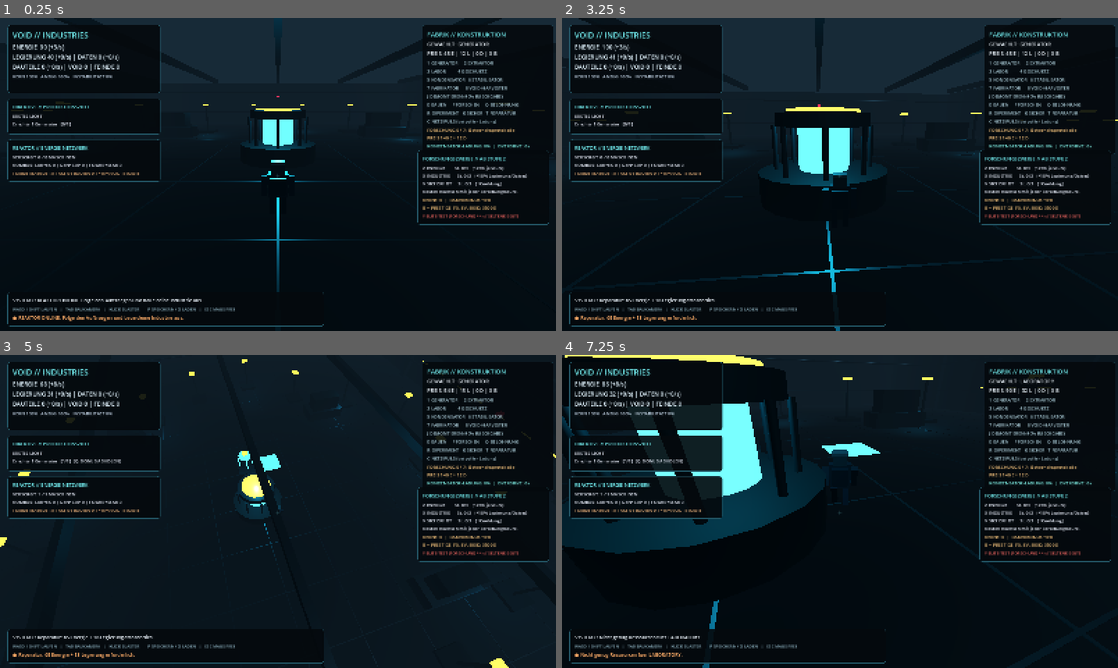
Above: before the commit, frames 1-4 (two rows, left to right).
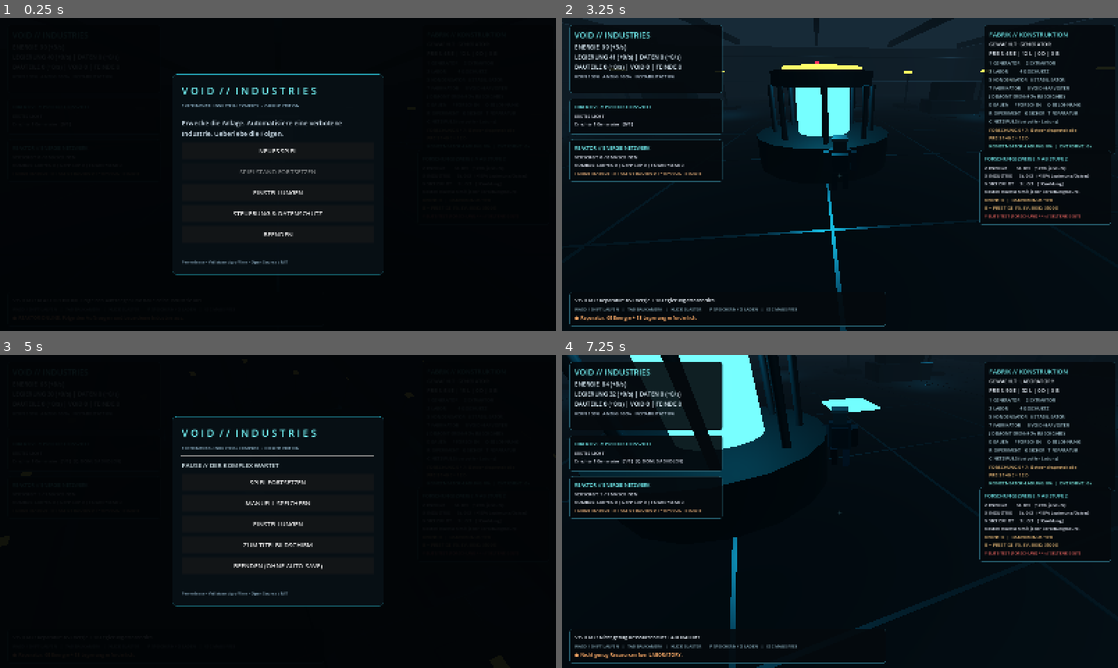
Above: after the commit, the same moments.

Repository: Lizziies/Chatgpt-in-chat-GPT-6-Hoch-Game
Game: Godot game, scene res://scenes/main.tscn
The game is run twice, just before and just after one commit, with the same random seed, the same clock (stepped at 60 frames per second) and the same inputs.
Inputs (mouse positions are in pixels of both pictures, inside the frame that each line leads up to):
- Up to frame 1 (0.25 s): no input
- Up to frame 2 (3.25 s): click (840, 149) at 0.5 s, where only the run after the commit has a clickable "NEUES SPIEL"; tap Enter at 1.25 s; move the mouse to (867, 174) at 1.27 s; hold W from 1.28 s (still down); tap Tab at 1.35, 3.05 s; click (867, 174) at 1.42 s; tap Space at 1.52, 2.27 s; tap E at 1.55, 2.1 s; move the mouse to (812, 174) at 2.02 s; click (812, 174) at 2.17 s; tap T at 2.3, 2.85 s; move the mouse to (851, 168) at 2.77 s; click (851, 168) at 2.92 s
- Up to frame 3 (5 s): keep holding W; move the mouse to (272, 517) at 3.52 s; tap Tab at 3.6 s; click (272, 517) at 3.67 s; tap Space at 3.77, 4.52 s; tap E at 3.8 s; move the mouse to (316, 514) at 4.27 s; tap 1 at 4.35 s; click (316, 514) at 4.42 s; tap T at 4.55 s; tap Escape at 4.9 s
- Up to frame 4 (7.25 s): release W at 5 s; click (840, 483) at 5 s, where only the run after the commit has a clickable "SPIEL FORTSETZEN"; move the mouse to (795, 508) at 5.77 s; hold W from 5.78 s (still down); tap 2 at 5.85 s; click (795, 508) at 5.92 s; tap Space at 6.02 s; tap Tab at 6.05 s; move the mouse to (845, 511) at 6.52 s; tap 3 at 6.6 s; click (845, 511) at 6.67 s; tap E at 6.8 s

The runs differ from the first frame. In frame 1, 23% of the frame differs, in the area x 0-100%, y 0-100%; in frame 2, 6.8%; in frame 3, 35%; in frame 4, 11%.

Commit message:
feat: integrate start menu, pause/resume, options and explicit continue/new game

Diff:
--- a/scripts/main.gd
+++ b/scripts/main.gd
@@ -10,6 +10,7 @@
 const PlacementScript = preload("res://scripts/placement_rules.gd")
 const ConveyorScript = preload("res://scripts/conveyor_network.gd")
 const AudioScript = preload("res://scripts/procedural_audio.gd")
+const MenuScript = preload("res://scripts/main_menu.gd")
 const SAVE_PATH := "user://void_save.json"
 const SAVE_TEMP_PATH := "user://void_save.pending"
 const SAVE_LIMIT := 32768
@@ -23,6 +24,9 @@
 var cargo_visuals: Array[Node3D] = []
 var belt_paths: Array = []
 var audio: VoidAudio
+var menu: VoidMainMenu
+var game_started: bool = false
+var last_load_ok: bool = false
 var build_ghost: MeshInstance3D
 var conveyor_routes: int = 0
 var build_distance: float = 9.0
@@ -64,8 +68,77 @@
 	audio = AudioScript.new()
 	add_child(audio)
 	_create_build_preview()
+	menu = MenuScript.new()
+	add_child(menu)
+	menu.new_game_requested.connect(_start_new_game)
+	menu.continue_requested.connect(_continue_game)
+	menu.resume_requested.connect(_resume_game)
+	menu.save_requested.connect(_menu_save)
+	menu.title_requested.connect(_return_to_title)
+	menu.mouse_speed_changed.connect(func(value: float) -> void: player.mouse_sensitivity = value)
+	menu.audio_volume_changed.connect(func(value: float) -> void: audio.set_volume(value))
+	menu.show_title(FileAccess.file_exists(SAVE_PATH))
+	get_tree().paused = true
 	hud.announce("REAKTOR ONLINE. Folge den Auftraegen und baue deine Industrie aus.")
 	_refresh_hud()
+
+func _start_new_game() -> void:
+	if game_started:
+		# A new game discards only in-memory progress. Existing manual saves are untouched.
+		var fresh: IndustryState = StateScript.new()
+		state.energy = fresh.energy
+		state.alloy = fresh.alloy
+		state.data = fresh.data
+		state.void_matter = fresh.void_matter
+		state.components = 0.0
+		state.components_produced = 0.0
+		state.tech_level = 0
+		state.prestige_cores = 0
+		state.waves_survived = 0
+		state.directive_index = 0
+		state.charge = 0.0
+		state.core_health = 100.0
+		state.instability = 0.0
+		state.overdrive_seconds = 0.0
+		for kind in IndustryState.BRANCHES:
+			state.branches[kind] = 0
+		for kind in IndustryState.MACHINES:
+			state.machines[kind] = 0
+		_clear_factory()
+		belt_cells.clear()
+		_refresh_conveyors()
+		_recalculate_power_grid()
+		player.global_position = Vector3(0, 1, 11)
+		player.health = 100.0
+		for enemy in enemies:
+			if is_instance_valid(enemy):
+				enemy.queue_free()
+		enemies.clear()
+	game_started = true
+	_resume_game()
+	hud.announce("Neuer Industriekomplex initialisiert.")
+
+func _continue_game() -> void:
+	_load_game()
+	if not last_load_ok:
+		menu.show_notice("Spielstand konnte nicht geladen werden.")
+		return
+	game_started = true
+	_resume_game()
+
+func _resume_game() -> void:
+	if game_started:
+		menu.resume()
+
+func _menu_save() -> void:
+	_save_game()
+	menu.show_notice("Speicherbefehl ausgefuehrt. Siehe HUD fuer Ergebnis.")
+
+func _return_to_title() -> void:
+	get_tree().paused = true
+	menu.show_title(FileAccess.file_exists(SAVE_PATH))
+	menu.can_continue = FileAccess.file_exists(SAVE_PATH)
+	game_started = true
 
 func _create_materials() -> void:
 	mat_floor = _material(Color(0.105, 0.13, 0.15), 0.58, 0.77)
@@ -341,7 +414,7 @@
 	if not (event is InputEventKey):
 		return
 	var key := event as InputEventKey
-	if not key.pressed or key.echo:
+	if not key.pressed or key.echo or (is_instance_valid(menu) and menu.visible):
 		return
 	match key.keycode:
 		KEY_1: selected_machine = "generator"
@@ -709,6 +782,7 @@
 	hud.announce("LOKAL UND SICHER GESPEICHERT - Nur im Godot-Appverzeichnis.")
 
 func _load_game() -> void:
+	last_load_ok = false
 	if not FileAccess.file_exists(SAVE_PATH):
 		hud.announce("Kein lokaler Spielstand vorhanden.")
 		return
@@ -836,6 +910,7 @@
 		belt_cells.append(cell)
 	_recalculate_power_grid()
 	_refresh_conveyors()
+	last_load_ok = true
 	hud.announce("LOKALER SPIELSTAND GELADEN.")
 	_refresh_hud()
 
--- a/scripts/player.gd
+++ b/scripts/player.gd
@@ -18,6 +18,7 @@
 var pitch: float = -0.13
 var yaw: float = 0.0
 var shot_cooldown: float = 0.0
+var mouse_sensitivity: float = MOUSE_SENSITIVITY
 var gait_time: float = 0.0
 var arm_left: MeshInstance3D
 var arm_right: MeshInstance3D
@@ -86,8 +87,8 @@
 func _unhandled_input(event: InputEvent) -> void:
 	if event is InputEventMouseMotion and Input.mouse_mode == Input.MOUSE_MODE_CAPTURED:
 		var motion := event as InputEventMouseMotion
-		yaw -= motion.relative.x * MOUSE_SENSITIVITY
-		pitch = clampf(pitch - motion.relative.y * MOUSE_SENSITIVITY, -0.7, 0.45)
+		yaw -= motion.relative.x * mouse_sensitivity
+		pitch = clampf(pitch - motion.relative.y * mouse_sensitivity, -0.7, 0.45)
 		orbit.rotation.y = yaw
 		if not tactical:
 			view.rotation.x = pitch - 0.15
@@ -105,9 +106,7 @@
 				shoot.emit(view.global_position, -view.global_transform.basis.z)
 	elif event is InputEventKey and event.pressed and not event.echo:
 		var key := event as InputEventKey
-		if key.keycode == KEY_ESCAPE:
-			Input.mouse_mode = Input.MOUSE_MODE_VISIBLE
-		elif key.keycode == KEY_TAB:
+		if key.keycode == KEY_TAB:
 			tactical = not tactical
 			if tactical:
 				view.position = Vector3(0, 22.0, 14.0)
--- a/scripts/procedural_audio.gd
+++ b/scripts/procedural_audio.gd
@@ -56,3 +56,8 @@
 	enabled = not enabled
 	effect_player.stream_paused = not enabled
 	drone.stream_paused = not enabled
+
+func set_volume(value: float) -> void:
+	var scaled: float = clampf(value, 0.0, 1.0)
+	effect_player.volume_db = linear_to_db(maxf(scaled, 0.0001)) - 8.0
+	drone.volume_db = linear_to_db(maxf(scaled, 0.0001)) - 25.0
